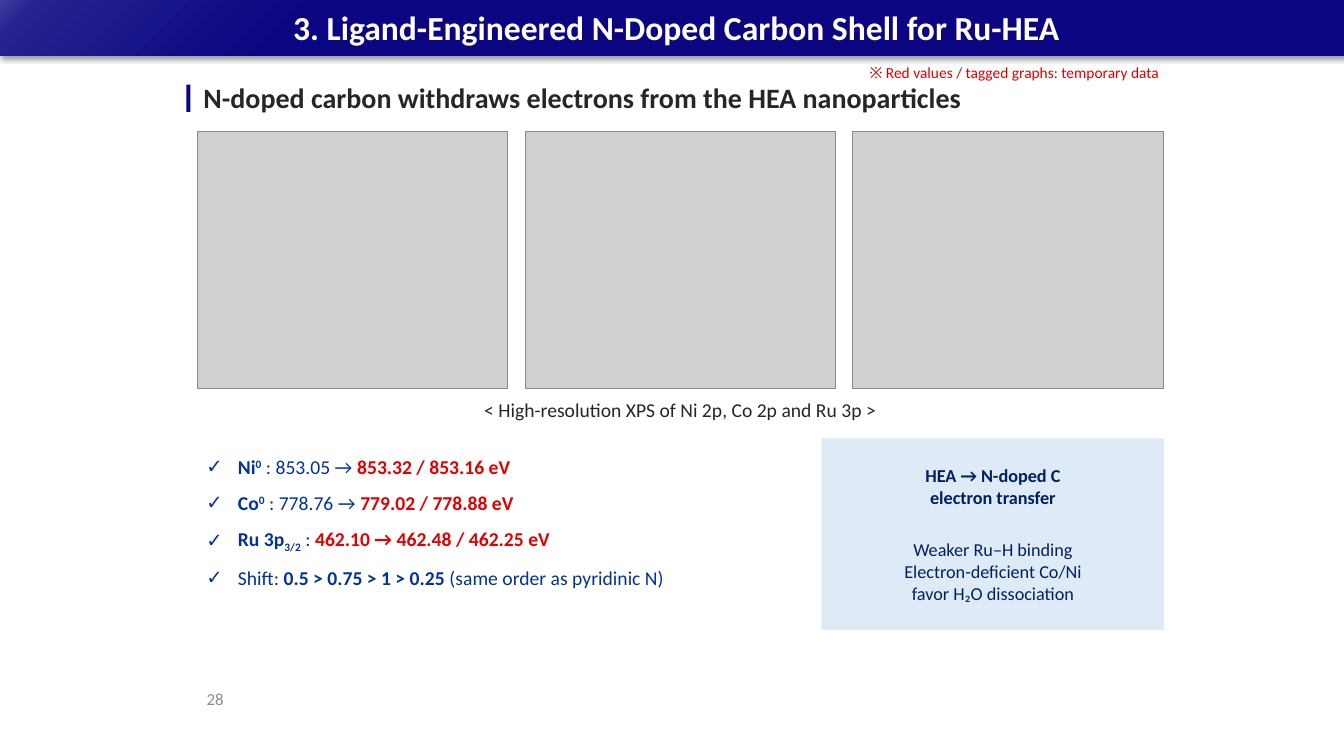
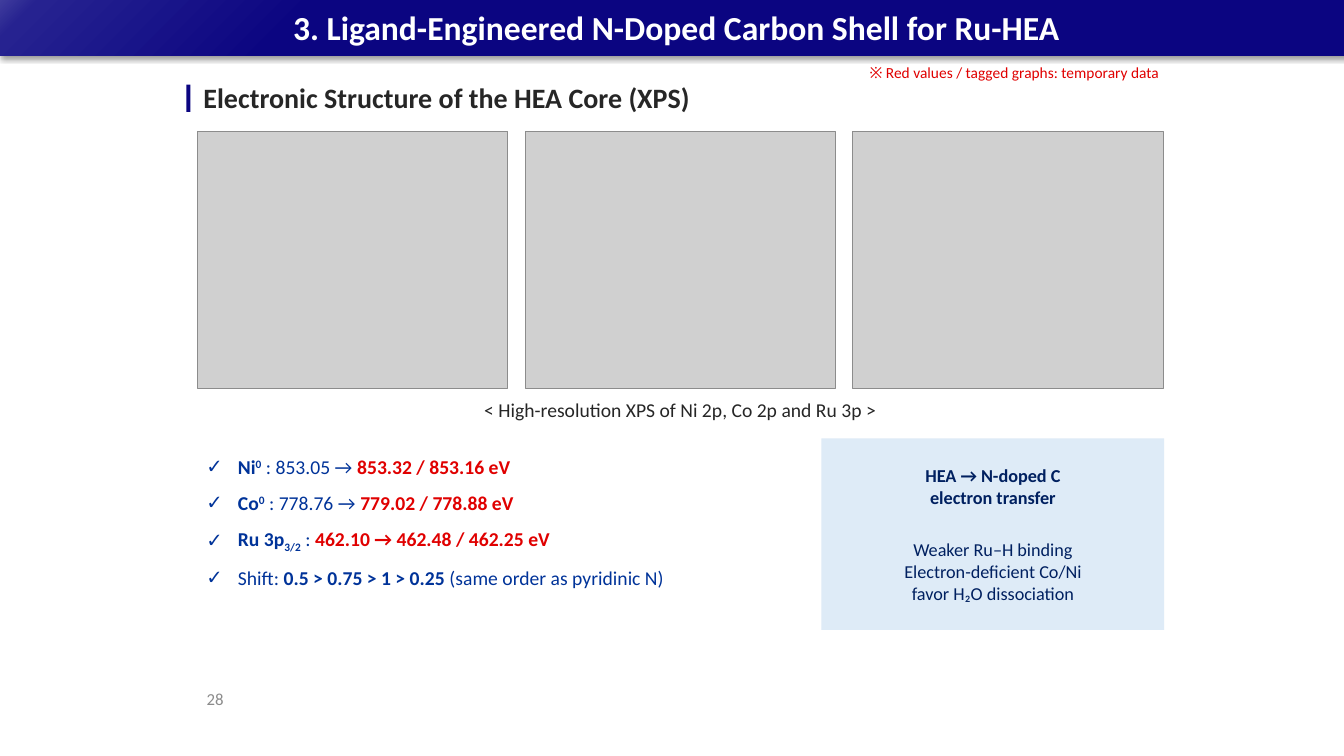
Before and after one commit to limsj0204/letter, a slide deck: slide 28 of 학위논문_디펜스_발표자료_5시료.pptx. Drawn at 1344x756 pixels with LibreOffice and Linux fonts; fonts in the diff are those of the drawing; grey boxes stand for pictures. Boxes give left, top, right and bottom in pixels: in the first picture for what was removed or moved away, otherwise in the second. Text is boxed around its words. In the diff, an @@ line names an element or a change of style, - is before the commit and + after.

```diff
--- a/학위논문_디펜스_발표자료_5시료.pptx
+++ b/학위논문_디펜스_발표자료_5시료.pptx
@@ text at [203,87,690,112]: text changed @@
-N-doped carbon withdraws electrons from the HEA nanoparticles
+Electronic Structure of the HEA Core (XPS)
```
Also in this commit, not shown: 32 other slides changed.
